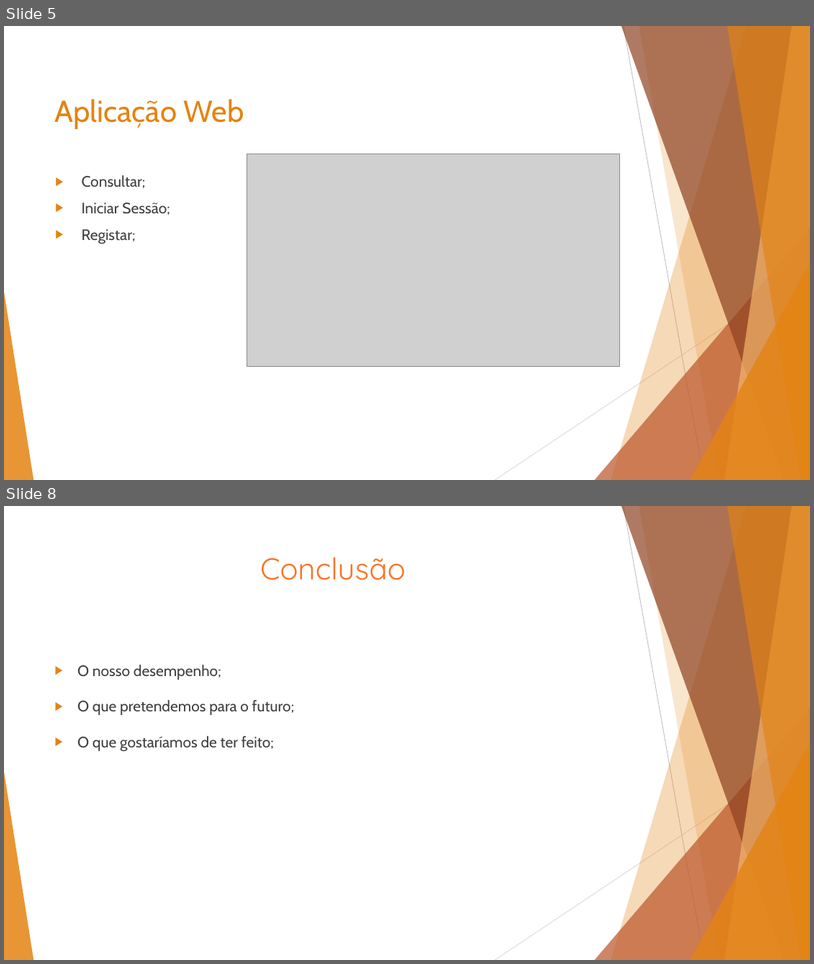
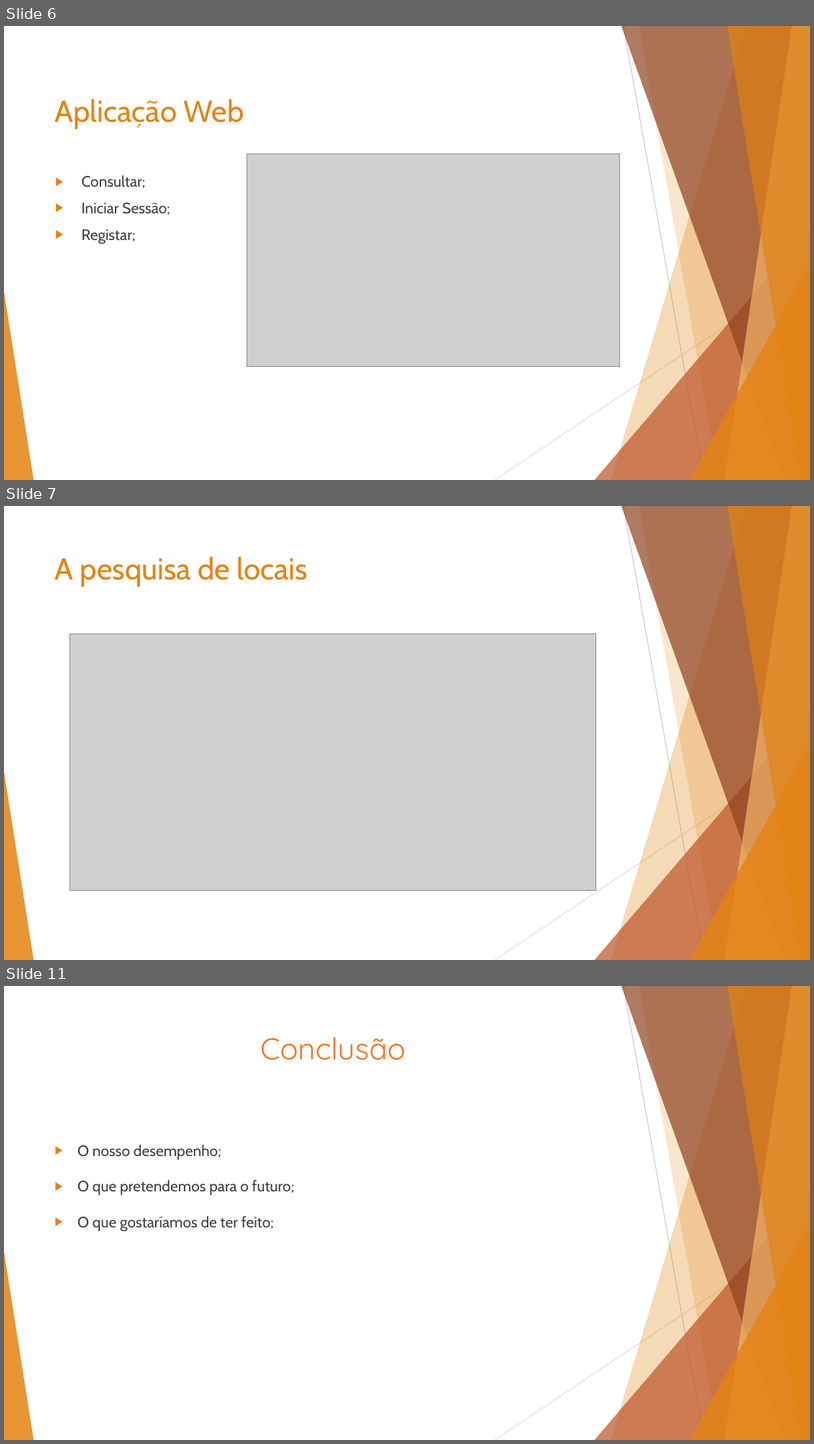
Before and after one commit to diogomneves/Alentejo-Pleasures, a slide deck: Apresentação_AlentejoPleasures.pptx. Shown one above the other, each under a label of ours: slides 5 and 8 before the commit, slides 6, 7 and 11 after it; the slides between them are not shown. The pictures are 814x964 and 814x1444 pixels, drawn with LibreOffice and Linux fonts; fonts in the diff are those of the drawing; grey boxes stand for pictures. Boxes give left, top, right and bottom in pixels: in the first picture for what was removed or moved away, otherwise in the second. Text is boxed around its words. In the diff, an @@ line names an element or a change of style, - is before the commit and + after.

```diff
--- a/Apresentação_AlentejoPleasures.pptx
+++ b/Apresentação_AlentejoPleasures.pptx
@@ slide 7 added at (4,506,810,960), background #FFFFFF; not listed: 10 template elements that a slide beside it also shows @@
@@ title added at (55,556,308,587), 36 pt, text #E48312 @@
+A pesquisa de locais
@@ picture added at (70,633,597,890) @@
@@ what was slide 5 is now slide 6 @@
@@ what was slide 8 is now slide 11 @@
```
Also in this commit, not shown: 4 slides changed, 2 other slides added.
